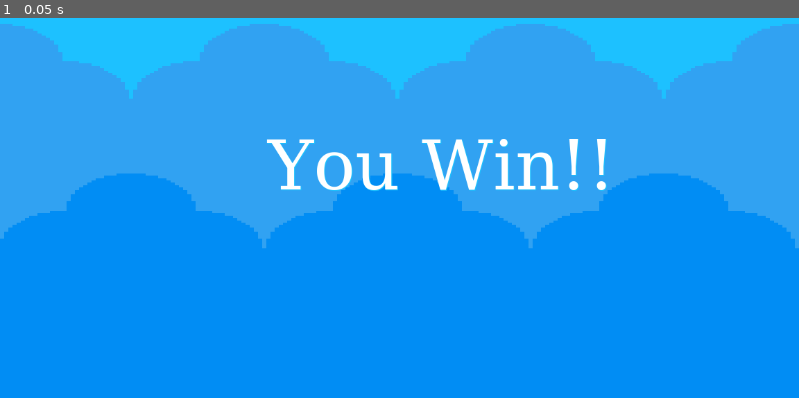
Above: before the commit, frame 1.
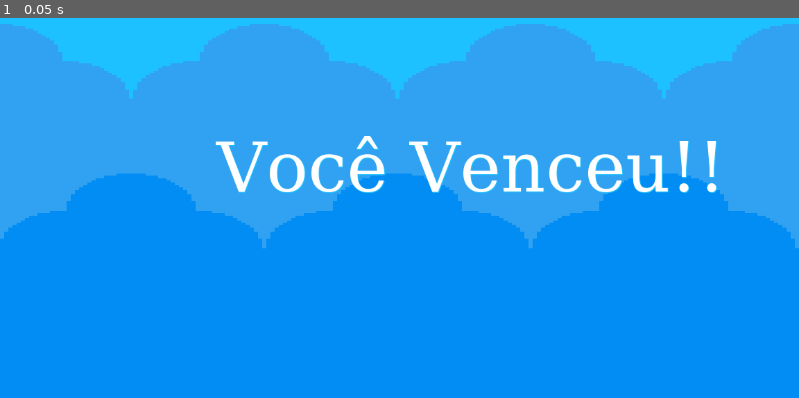
Above: after the commit, the same moment.

Repository: yasmartns/rep1
Game: Godot game, scene res://You Win/win.tscn
Two runs of this game, one before a commit and one after it. Both use one fixed random seed, a clock stepped at 60 frames per second and the inputs below. This scene is started directly instead of the project's main scene.
Inputs:
- Up to frame 1 (0.05 s): no input

The runs differ from the first frame. In frame 1, 3.6% of the frame differs, in the area x 26-90%, y 31-47%.

Commit message:
Segunda mudança

Diff:
--- a/You Win/win.tscn
+++ b/You Win/win.tscn
@@ -52,13 +52,13 @@
 texture = ExtResource("1_jcivf")
 
 [node name="Label" type="Label" parent="."]
-offset_left = 386.0
-offset_top = 267.0
-offset_right = 806.0
-offset_bottom = 404.0
+offset_left = 312.0
+offset_top = 270.0
+offset_right = 928.0
+offset_bottom = 407.0
 size_flags_horizontal = 4
 theme_override_colors/font_color = Color(1, 1, 1, 1)
 theme_override_colors/font_shadow_color = Color(0.113281, 0.753906, 0.996094, 1)
 theme_override_fonts/font = SubResource("FontFile_ihmom")
 theme_override_font_sizes/font_size = 100
-text = "You Win!!"
+text = "Você Venceu!!"
